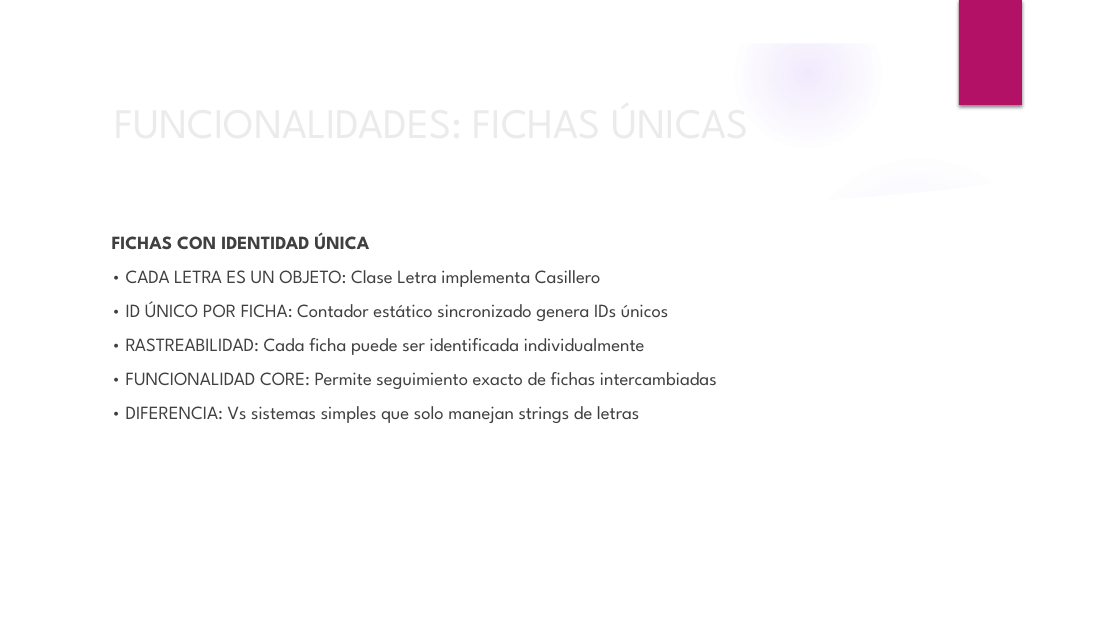
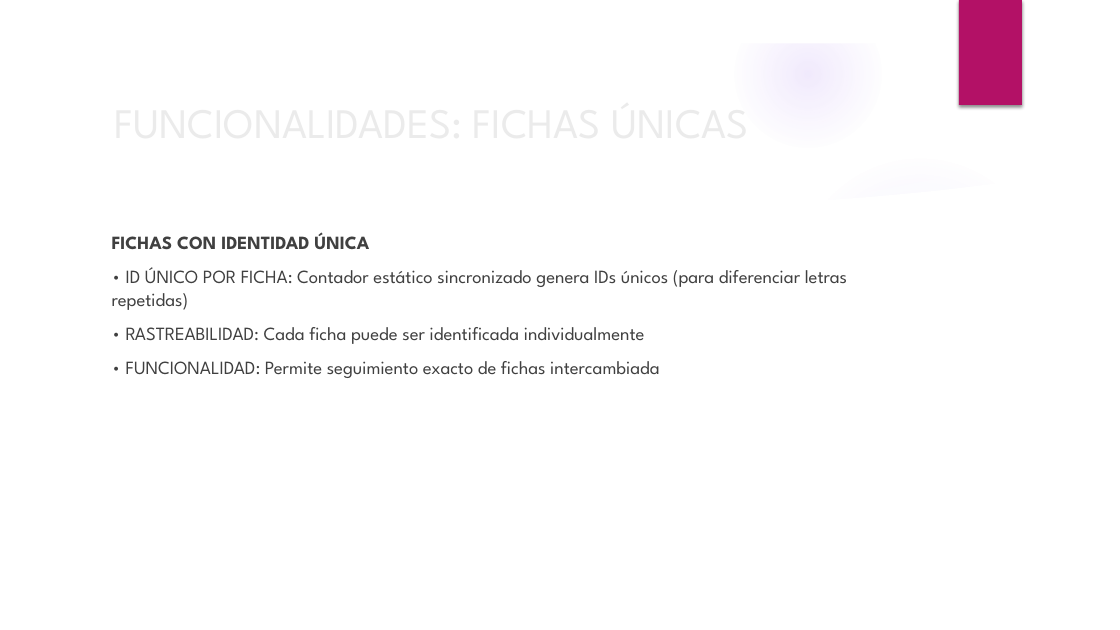
Before and after one commit to BinaryJuan/scrabble-poo, a slide deck: slide 44 of SCRABBLE.pptx (slide 42 before the commit). Drawn at 1120x630 pixels with LibreOffice and Linux fonts; fonts in the diff are those of the drawing; background and template pictures are left out. Boxes give left, top, right and bottom in pixels: in the first picture for what was removed or moved away, otherwise in the second. Text is boxed around its words. In the diff, an @@ line names an element or a change of style, - is before the commit and + after.

```diff
--- a/SCRABBLE.pptx
+++ b/SCRABBLE.pptx
@@ text at [112,267,847,310]: text changed @@
-• CADA LETRA ES UN OBJETO: Clase Letra implementa Casillero
-• ID ÚNICO POR FICHA: Contador estático sincronizado genera IDs únicos
+• ID ÚNICO POR FICHA: Contador estático sincronizado genera IDs únicos (para diferenciar letras repetidas)
@@ text at [126,361,659,378]: text changed @@
-• FUNCIONALIDAD CORE: Permite seguimiento exacto de fichas intercambiadas
-• DIFERENCIA: Vs sistemas simples que solo manejan strings de letras
+• FUNCIONALIDAD: Permite seguimiento exacto de fichas intercambiada
```
Also in this commit, not shown: 12 other slides changed, 3 slides added, 1 slide removed, 3 other files.
